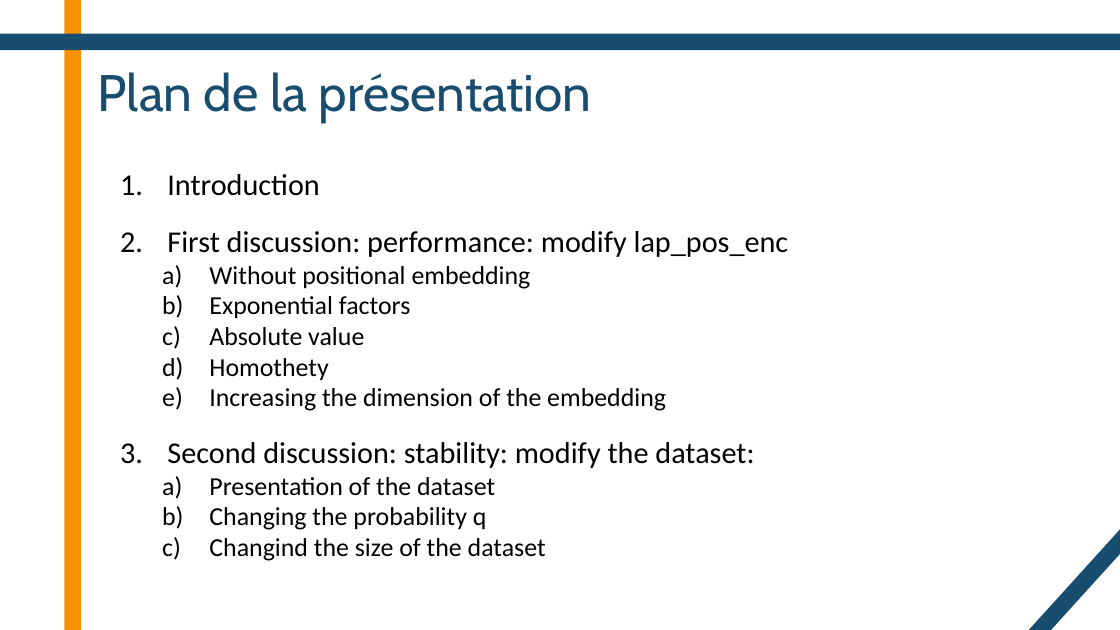
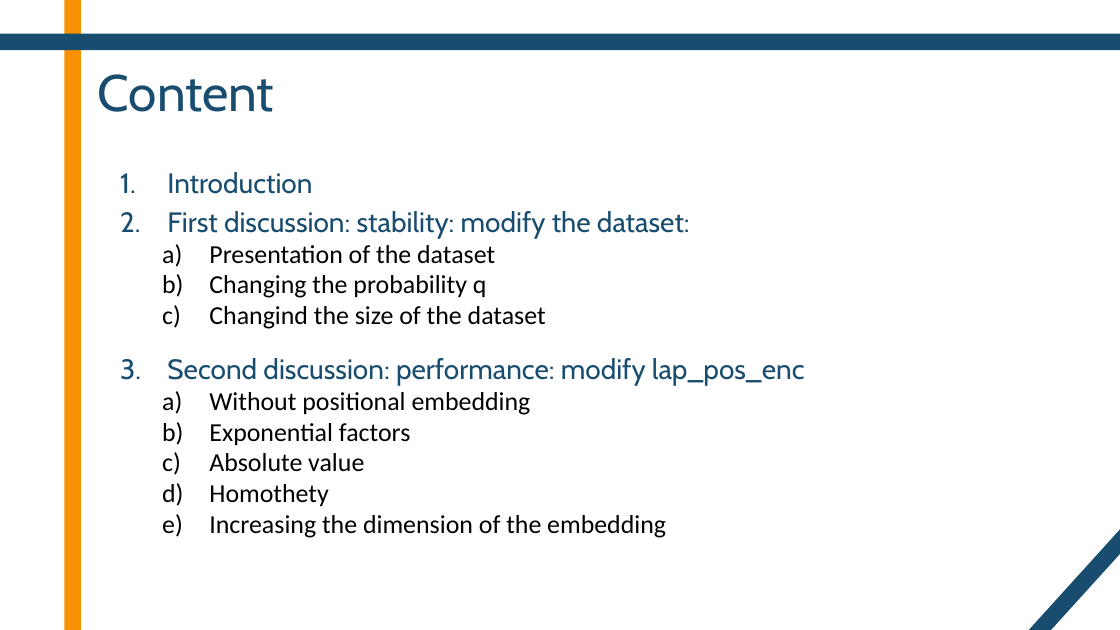
Before and after one commit to DentanJeremie/MAP583-Graph-Transformers, a slide deck: slide 2 of presentation/Presentation.pptx. Drawn at 1120x630 pixels with LibreOffice and Linux fonts; fonts in the diff are those of the drawing. Boxes give left, top, right and bottom in pixels: in the first picture for what was removed or moved away, otherwise in the second. Text is boxed around its words. In the diff, an @@ line names an element or a change of style, - is before the commit and + after.

```diff
--- a/presentation/Presentation.pptx
+++ b/presentation/Presentation.pptx
@@ title at (98,74,274,112): text changed @@
-Plan de la présentation
+Content
@@ text at (167,172,312,194): size 25.9 to 24.1 pt, font Calibri to Cabin, text colour #000000 to #194D6F in "Introduction" @@
@@ text at (167,211,805,385): text changed; size 25.9 to 24.1 pt; font Calibri to Cabin; text colour #000000 to #194D6F @@
-2. First discussion: performance: modify lap_pos_enc
+2. First discussion: stability: modify the dataset:
+  a) Presentation of the dataset
+  b) Changing the probability q
+  c) Changind the size of the dataset
+3. Second discussion: performance: modify lap_pos_enc
@@ text at (167,442,754,561): paragraphs removed @@
-3. Second discussion: stability: modify the dataset:
-  a) Presentation of the dataset
-  b) Changing the probability q
-  c) Changind the size of the dataset
```
Also in this commit, not shown: 8 other slides changed, 2 other files.
